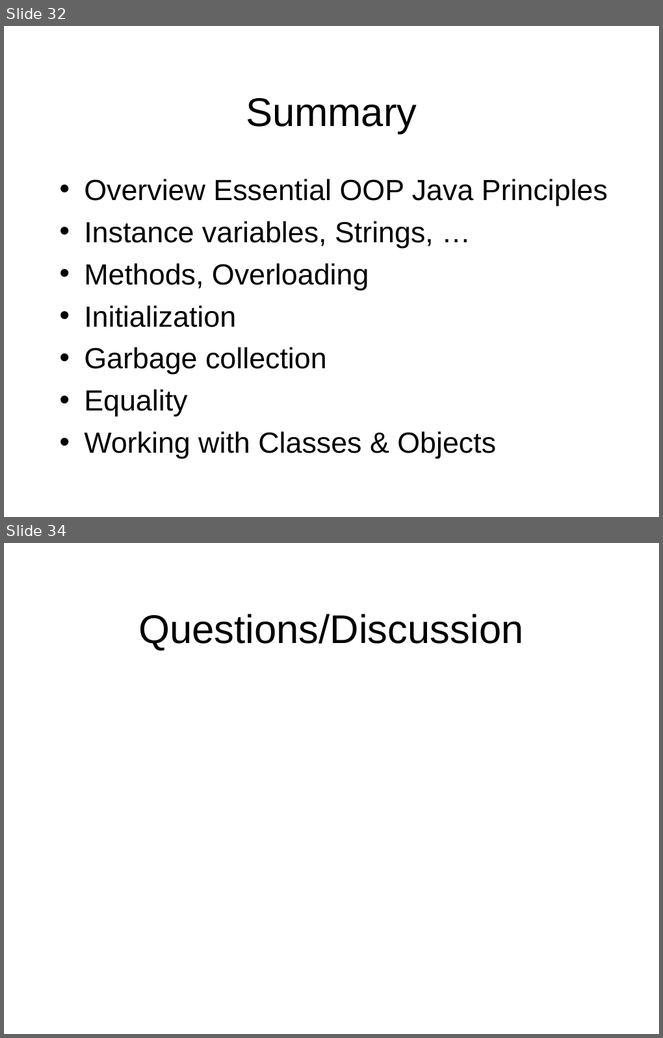
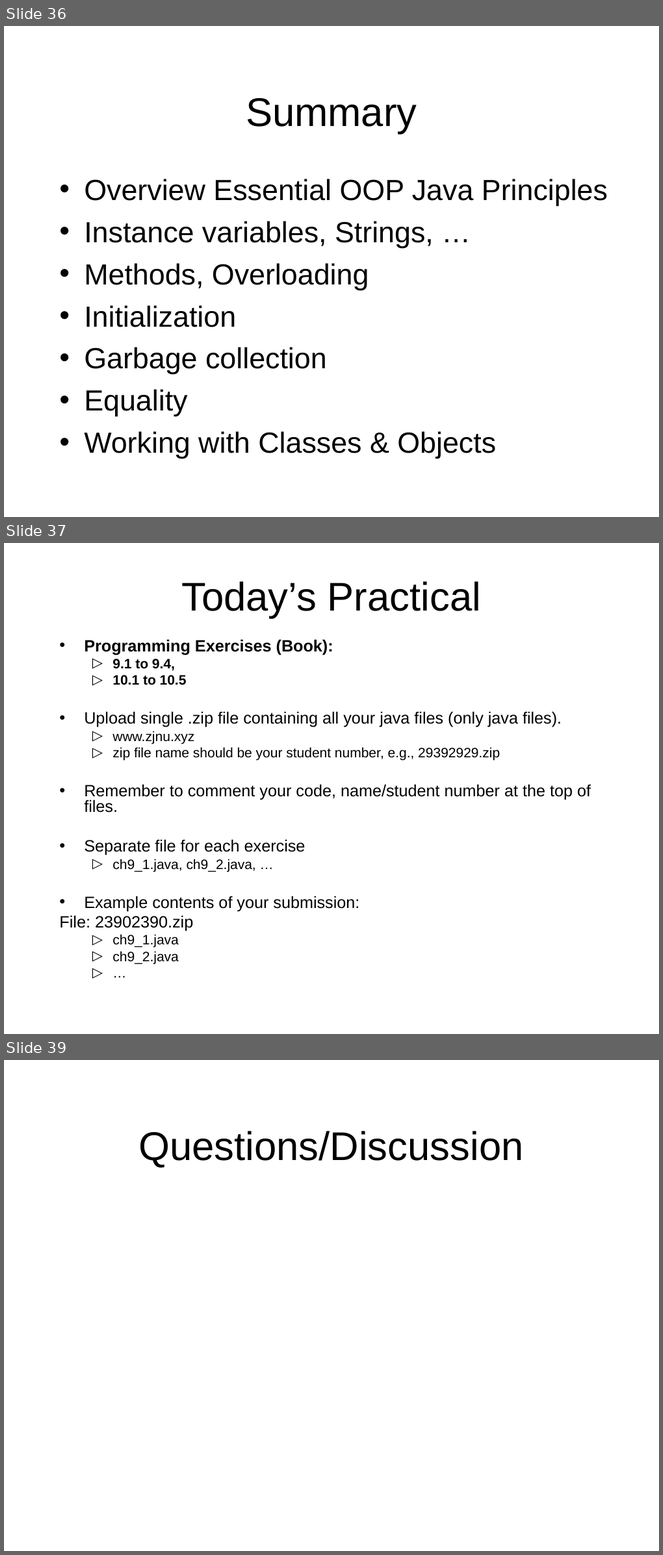
Before and after one commit to octaviordz/zjnu2017.github.io, a slide deck: OOP/lectures/030--Classes.and.Objects.ppt. Shown one above the other, each under a label of ours: slides 32 and 34 before the commit, slides 36, 37 and 39 after it; the slides between them are not shown. The pictures are 663x1038 and 663x1555 pixels, drawn with LibreOffice and Linux fonts; fonts in the diff are those of the drawing. Boxes give left, top, right and bottom in pixels: in the first picture for what was removed or moved away, otherwise in the second. Text is boxed around its words. In the diff, an @@ line names an element or a change of style, - is before the commit and + after.

Commit message:
Update slides for lesson on OO Java.

```diff
--- a/OOP/lectures/030--Classes.and.Objects.ppt
+++ b/OOP/lectures/030--Classes.and.Objects.ppt
@@ slide 37 added at (4, 543, 659, 1034), background #FFFFFF @@
@@ title added at (181, 581, 481, 618), 44 pt, text #000000 @@
+Today’s Practical
@@ text added at (59, 639, 591, 964), 18 pt, text #000000 @@
+• Programming Exercises (Book):
+  ▷ 9.1 to 9.4,
+  ▷ 10.1 to 10.5
+• Upload single .zip file containing all your java files (only java files).
+  ▷ www.zjnu.xyz
+  ▷ zip file name should be your student number, e.g., 29392929.zip
+• Remember to comment your code, name/student number at the top of files.
+• Separate file for each exercise
+  ▷ ch9_1.java, ch9_2.java, …
+• Example contents of your submission:
+File: 23902390.zip
+  ▷ ch9_1.java
+  ▷ ch9_2.java
+  ▷ …
@@ what was slide 32 is now slide 36 @@
@@ what was slide 34 is now slide 39 @@
```
Also in this commit, not shown: 5 slides changed, 4 other slides added, 1 other file.
